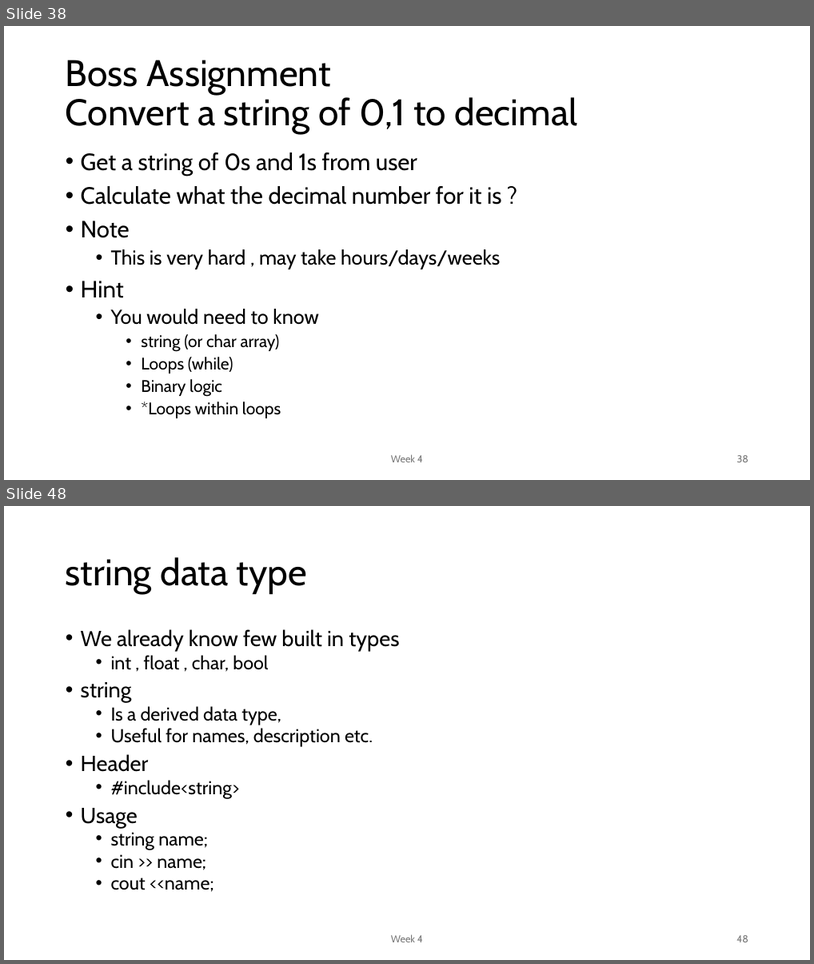
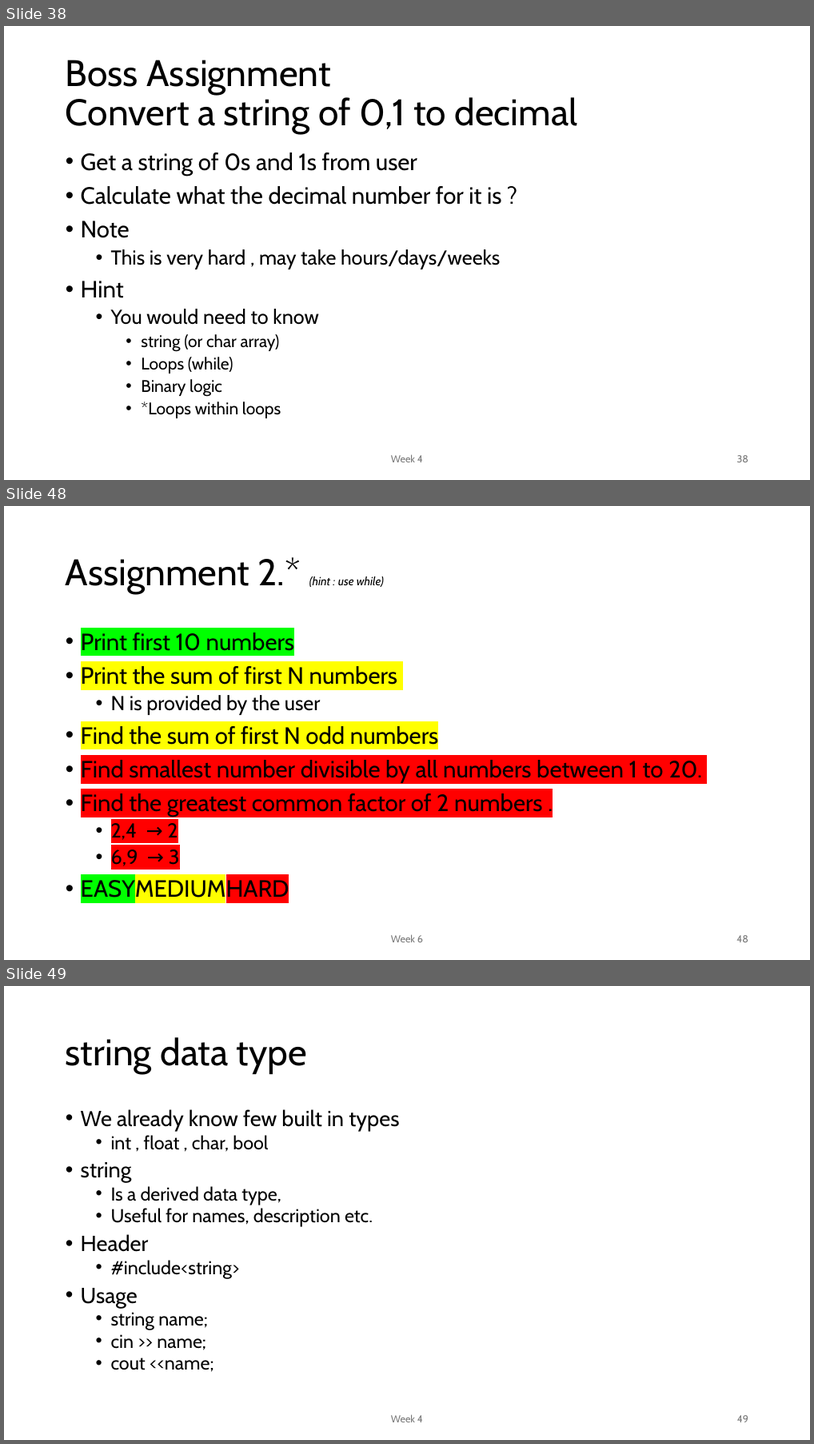
Before and after one commit to MoklaEducation/ems_fall_2025_cpp101, a slide deck: all/Intro to Programming_all.pptx. Shown one above the other, each under a label of ours: slides 38 and 48 before the commit, slides 38, 48 and 49 after it; the slides between them are not shown. The pictures are 814x964 and 814x1444 pixels, drawn with LibreOffice and Linux fonts; fonts in the diff are those of the drawing. Boxes give left, top, right and bottom in pixels: in the first picture for what was removed or moved away, otherwise in the second. Text is boxed around its words. In the diff, an @@ line names an element or a change of style, - is before the commit and + after.

```diff
--- a/all/Intro to Programming_all.pptx
+++ b/all/Intro to Programming_all.pptx
@@ slide 48 added at [4, 506, 810, 960], background #FFFFFF @@
@@ title added at [66, 557, 384, 594], 14 pt, text #000000, italic @@
+Assignment 2.* (hint : use while)
@@ text added at [81, 632, 702, 902], 28 pt, text #000000 @@
+• Print first 10 numbers
+• Print the sum of first N numbers
+  • N is provided by the user
+• Find the sum of first N odd numbers
+• Find smallest number divisible by all numbers between 1 to 20.
+• Find the greatest common factor of 2 numbers .
+  • 2,4 → 2
+  • 6,9 → 3
+• EASYMEDIUMHARD
@@ text added at [391, 934, 423, 942], 12 pt, text #797979 @@
+Week 6
@@ page number added at [737, 935, 749, 942], 12 pt, text #797979 @@
+48
@@ what was slide 48 is now slide 49 @@
@@ page number at [738, 1415, 749, 1422]: text changed @@
-48
+49
```
Also in this commit, not shown: 9 slides changed, 1 other file.
